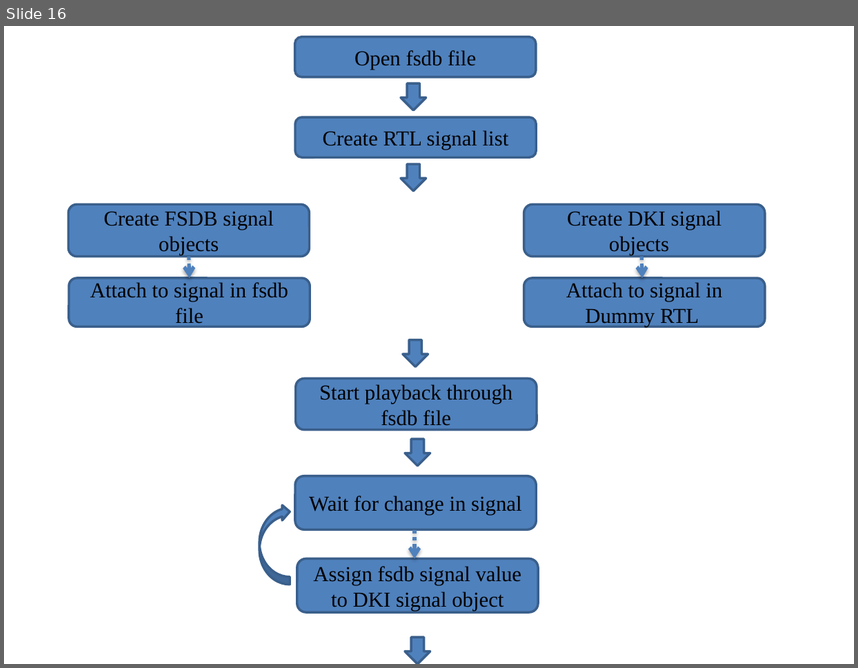
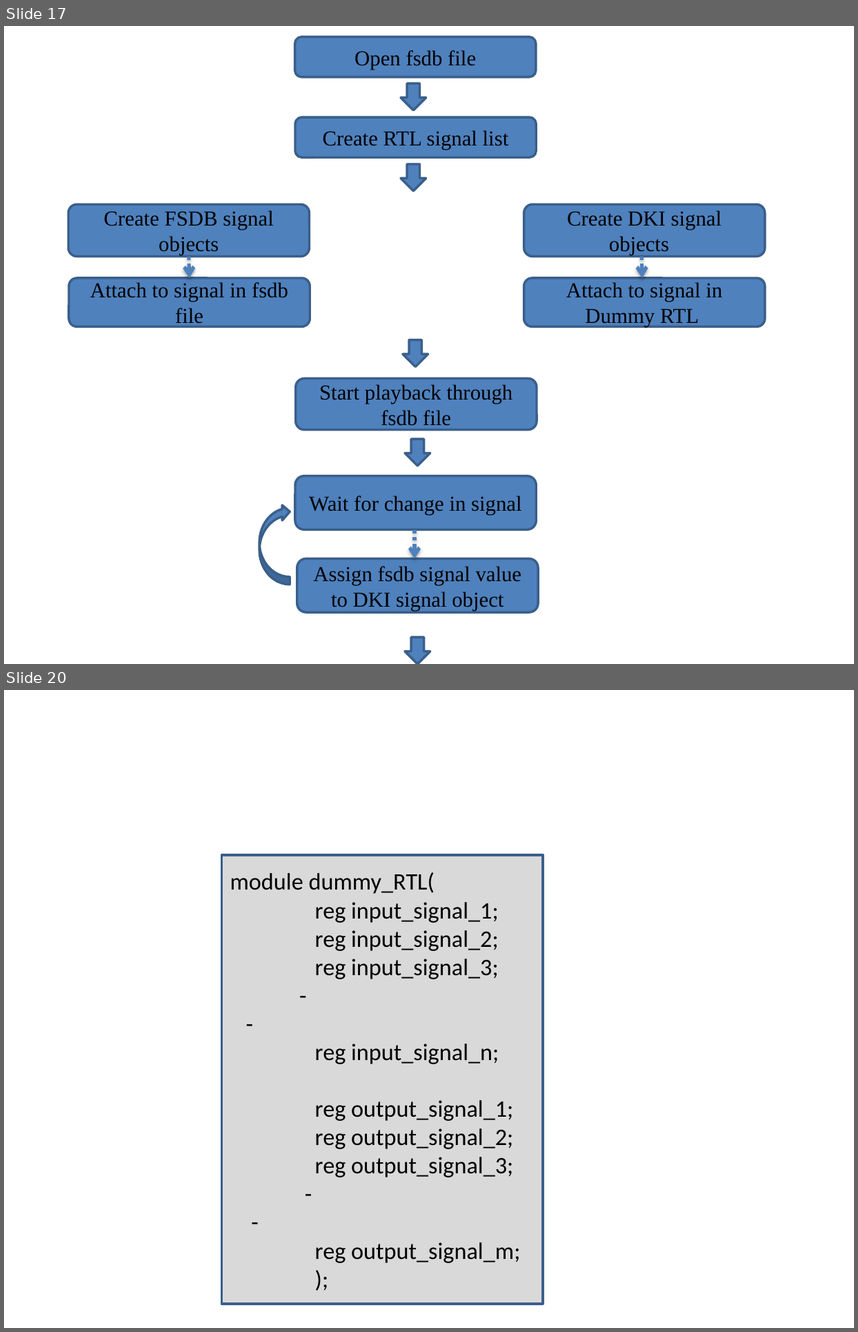
Before and after one commit to miramohan/thesis_first, a slide deck: pptFigures.pptx. Shown one above the other, each under a label of ours: slide 16 before the commit, slides 17 and 20 after it; the slides between them are not shown. The pictures are 858x668 and 858x1332 pixels, drawn with LibreOffice and Linux fonts; fonts in the diff are those of the drawing. Boxes give left, top, right and bottom in pixels: in the first picture for what was removed or moved away, otherwise in the second. Text is boxed around its words. In the diff, an @@ line names an element or a change of style, - is before the commit and + after.

```diff
--- a/pptFigures.pptx
+++ b/pptFigures.pptx
@@ slide 20 added at box(4, 690, 854, 1328), background #FFFFFF @@
@@ rectangle added at box(221, 855, 543, 1304), fill #D9D9D9, outline #3A5F8C 2 pt, 20 pt, text #000000 @@
+module dummy_RTL(
+reg input_signal_1;
+reg input_signal_2;
+reg input_signal_3; - -
+reg input_signal_n;
+reg output_signal_1;
+reg output_signal_2;
+reg output_signal_3; - -
+reg output_signal_m;
+);
@@ what was slide 16 is now slide 17 @@
```
Also in this commit, not shown: 9 slides changed, 4 other slides added, 1 other file.
